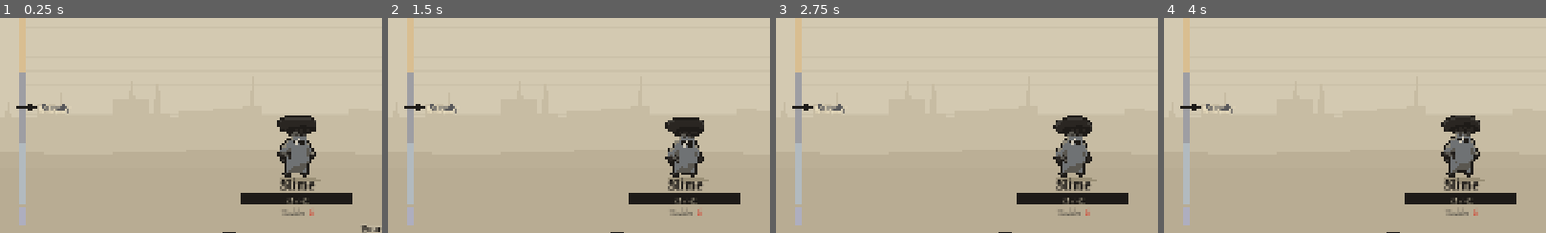
Above: before the commit, frames 1-4 (left to right).
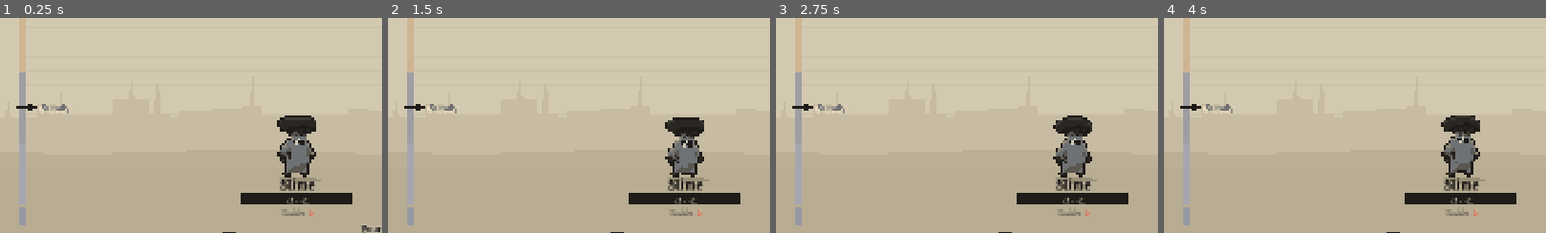
Above: after the commit, the same moments.

Repository: Maliik-B/Mythworn
Game: Godot game, scene res://scenes/combat/combat_scene.tscn
Two runs of this game, one before a commit and one after it. Both use one fixed random seed, a clock stepped at 60 frames per second and the inputs below. This scene is started directly instead of the project's main scene. Sound files missing from this copy of the repository are replaced by a short silence.
Inputs:
- Up to frame 1 (0.25 s): no input
- Up to frame 2 (1.5 s): click "Map ▸" at 0.5 s; click "Draw: 4" at 1.25 s
- Up to frame 3 (2.75 s): click "Exhaust: 0" at 2 s
- Up to frame 4 (4 s): click "Discard: 0" at 2.75 s; click "Log" at 3.5 s
The pictures show only the part of the screen within x 0-50%, y 15-65%; the shares and areas given below are measured in that part.

The runs differ from the first frame. In frame 1, 0.2% of the frame differs, in the area x 5-12%, y 40-97%; in frame 2, 0.2%; in frame 3, 0.2%; in frame 4, 0.2%.

Commit message:
Keep the page's own colour fixed when Passion changes
Passion's tint lay over the whole stage, so the leaf itself changed colour with the keeper's mood, and the lore ruling is that the page is the book's and its hue and value stay as they are. It also went wrong at the cold end: tan under a thin blue is grey, and Hollow measured a saturation of 0.11 on the ground, when Hollow must never grey. On the page Passion now reaches only the ground band and the keeper's own things, the gauge, the desk and the hand. Those go to colours chosen to arrive at rather than a blue laid over them, so Hollow's ground is the deep blue's hue at saturation 0.44, and a pixel of the page reads the same at Steady, Blazing and Hollow.

The read gets stronger, not weaker. Against Steady, the 1000x900 phone crop moves by a mean dE of 12.6 at Blazing and 11.7 at Hollow, where the old tint managed 4.8 and 5.2, since a dark desk and a solid band change far more than a thin wash over everything. StageSkin.passion_tints_whole_page brings the old tint back in one line, so the two can be compared.

Red and blue meeting directly blends to purple, which the page may not show, and three things needed care for it. The hand warms but does not cool, because a blue leaf turned the edges of its red initials and coins purple, so at the cold end the leaves stay parchment against the blue desk. Your HP and the numbers of an intent take a thin edge. And the desk goes from warm to cold by way of its own plain colour, since the straight path crosses a dark purple. The scan is back to 0 pixels, including frames shot during that swing. The warm desk also went darker to keep your HP readable on it.

Diff:
--- a/scenes/combat/combat_scene.gd
+++ b/scenes/combat/combat_scene.gd
@@ -69,6 +69,7 @@
 const STAGE_LINE_HOLD := 1.7
 const BREAK_DRAIN_TIME := 1.6
 const COIN_STAGGER := 0.04
+const KEEPER_TINT_TIME := 0.5
 const CARD_HELD_DARK := Color(1.3, 1.3, 1.0, 0.9)
 const CARD_HELD_PAGE := Color(1.05, 1.05, 1.0, 0.96)
 const PLAYER_BAR_H := 54.0
@@ -197,6 +198,9 @@
 var _enemy_lights: Dictionary = {}  # EnemyCombatState -> the targeting light on it (see _set_lit_enemies)
 var _sheet_bodies: Dictionary = {}  # sprite set key -> where its body sits in the cell (see _sheet_body)
 var _stage: CombatStage = null
+var _desk: ColorRect = null
+var _keeper_tween: Tween = null
+var _keeper_side := 0  # the side of Steady the keeper's things are tinted to: 1 warm, -1 cold
 var _stage_line: Label = null
 var _passion_gauge: PassionGauge = null
 var _lapis_taken := false  # a body in this fight already carries the frame's lapis
@@ -489,10 +493,10 @@
 	theme = scene_theme
 
 	# The desk under everything, and the stage on it.
-	var bg = ColorRect.new()
-	bg.color = StageSkin.c("desk")
-	bg.set_anchors_preset(Control.PRESET_FULL_RECT)
-	add_child(bg)
+	_desk = ColorRect.new()
+	_desk.color = StageSkin.c("desk")
+	_desk.set_anchors_preset(Control.PRESET_FULL_RECT)
+	add_child(_desk)
 	_stage = CombatStage.new()
 	add_child(_stage)
 
@@ -700,6 +704,9 @@
 	powers_side.add_child(player_powers_chips)
 
 	hp_label = _make_stat_label(StageSkin.c("stat_hp"))
+	# A dark edge, so red never meets the desk's blue directly at the cold end of Passion.
+	hp_label.add_theme_color_override("font_outline_color", StageSkin.c("stat_outline"))
+	hp_label.add_theme_constant_override("outline_size", 3)
 	bar.add_child(hp_label)
 
 	block_label = _make_stat_label(StageSkin.c("stat_block"))
@@ -1908,6 +1915,9 @@
 	intent_lbl.add_theme_font_size_override("font_size", 24)
 	intent_lbl.add_theme_color_override("font_color", StageSkin.c("intent_attack"))
 	intent_lbl.material = StageSkin.no_purple()
+	# A thin pale edge, so red never meets a blue ground directly: the two blend to purple.
+	intent_lbl.add_theme_color_override("font_outline_color", StageSkin.c("intent_outline"))
+	intent_lbl.add_theme_constant_override("outline_size", 2)
 	intent_row.add_child(intent_lbl)
 
 	# Sight mode peek — only rendered when player has Excalibur in Sight mode.
@@ -2492,7 +2502,7 @@
 	_log_relic_activations(RelicData.RelicTrigger.ON_COMBAT_START)
 	if RunManager.passion:
 		_passion_gauge.show_now()
-		_stage.set_mood(RunManager.get_passion_tier(), true)
+		_set_passion_tint(RunManager.get_passion_tier(), true)
 	_refresh_ui()
 	_animate_card_draw()
 
@@ -2832,9 +2842,34 @@
 	var old_tier: int = RunManager.get_passion_tier_for_value(old_value)
 	var new_tier: int = RunManager.get_passion_tier_for_value(new_value)
 	if old_tier != new_tier:
-		_stage.set_mood(new_tier)
+		_set_passion_tint(new_tier)
 		# Deferred: the rest of this card's effects rebuild the hand again, and would free the coins.
 		_relight_coins.call_deferred(old_value, new_value)
+
+
+## The frame answers a Passion band: the stage, and on the page the keeper's desk and hand with it.
+func _set_passion_tint(tier: int, instant := false) -> void:
+	_stage.set_mood(tier, instant)
+	if not StageSkin.passion_on_keeper():
+		return
+	var tint: Dictionary = StageSkin.keeper_tint(tier)
+	if _keeper_tween:
+		_keeper_tween.kill()
+	if instant:
+		_desk.color = tint["desk"]
+		hand_container.modulate = tint["hand"]
+		_keeper_side = signi(tier - PassionState.Tier.STEADY)
+		return
+	_keeper_tween = create_tween().set_parallel(true)
+	_keeper_tween.tween_property(hand_container, "modulate", tint["hand"], KEEPER_TINT_TIME).set_trans(Tween.TRANS_SINE)
+	# From warm straight to cold, the desk's colour would pass through a dark purple on the way, so
+	# it goes by way of its own plain colour.
+	var side: int = signi(tier - PassionState.Tier.STEADY)
+	var by_plain: float = KEEPER_TINT_TIME * 0.4 if side * _keeper_side < 0 else 0.0
+	if by_plain > 0.0:
+		_keeper_tween.tween_property(_desk, "color", StageSkin.c("desk"), by_plain).set_trans(Tween.TRANS_SINE)
+	_keeper_tween.tween_property(_desk, "color", tint["desk"], KEEPER_TINT_TIME - by_plain) 		.set_delay(by_plain).set_trans(Tween.TRANS_SINE)
+	_keeper_side = side
 
 
 ## Crossing a band, the coins relight across the hand one after another, left to right. Each rises
--- a/scripts/ui/combat_stage.gd
+++ b/scripts/ui/combat_stage.gd
@@ -25,9 +25,12 @@
 const MOOD_LEAN := 0.09
 const MOOD_POLE := 0.2
 const MOOD_FLARE := 0.14
+const GROUND_FLARE := 1.3  # how far past its new colour the ground runs before it settles
 const WEATHER_AT_LEAN := 16
 const WEATHER_AT_POLE := 46
 
+var _ground: ColorRect = null
+var _ground_tween: Tween = null
 var _mood: ColorRect = null
 var _mood_tween: Tween = null
 var _embers: CPUParticles2D = null
@@ -58,7 +61,7 @@
 	if washes.size() == 2:
 		_add_wash(washes[0], StageSkin.c("wash_far"))
 		_add_wash(washes[1], StageSkin.c("wash_near"))
-	_add_rect(Vector2(0, GROUND_LINE_Y), Vector2(1920, HEIGHT - GROUND_LINE_Y), StageSkin.c("ground"))
+	_ground = _add_rect(Vector2(0, GROUND_LINE_Y), Vector2(1920, HEIGHT - GROUND_LINE_Y), StageSkin.c("ground"))
 	_add_rect(Vector2(0, GROUND_LINE_Y), Vector2(1920, ART_PX), StageSkin.c("ground_line"))
 	_mood = _add_rect(Vector2.ZERO, Vector2(1920, HEIGHT), Color(0, 0, 0, 0))
 	_embers = _make_weather(StageSkin.c("ember"), GROUND_LINE_Y, Vector2(0.1, -1.0), 60.0)
@@ -70,11 +73,15 @@
 	add_child(wear)
 
 
-## The ground takes on the Passion band you stand in: warm above Steady, cold below it, more so at a
+## The stage takes on the Passion band you stand in: warm above Steady, cold below it, more so at a
 ## pole, with embers or frost where the look has any. The page has none, since a speck on it reads
 ## as a stain. It stays behind the bodies, so a body keeps its own colour on it. A change flares past
-## its mark, then settles.
+## its mark, then settles. On the page only the ground band takes it (see StageSkin); the leaf itself
+## keeps its hue and value, and the skyline washed on it.
 func set_mood(tier: int, instant := false) -> void:
+	if StageSkin.passion_on_keeper():
+		_set_ground_mood(tier, instant)
+		return
 	var strength := 0.0
 	var gain: float = StageSkin.MOOD_GAIN[StageSkin.active]
 	match tier:
@@ -96,6 +103,18 @@
 	_mood_tween = create_tween()
 	_mood_tween.tween_property(_mood, "color:a", strength + MOOD_FLARE * StageSkin.MOOD_GAIN[StageSkin.active], 0.18).set_trans(Tween.TRANS_SINE)
 	_mood_tween.tween_property(_mood, "color:a", strength, 0.9).set_trans(Tween.TRANS_SINE)
+
+
+func _set_ground_mood(tier: int, instant: bool) -> void:
+	var target: Color = StageSkin.keeper_tint(tier)["ground"]
+	if _ground_tween:
+		_ground_tween.kill()
+	if instant:
+		_ground.color = target
+		return
+	_ground_tween = create_tween()
+	_ground_tween.tween_property(_ground, "color", _ground.color.lerp(target, GROUND_FLARE), 0.18).set_trans(Tween.TRANS_SINE)
+	_ground_tween.tween_property(_ground, "color", target, 0.9).set_trans(Tween.TRANS_SINE)
 
 
 func _set_weather(weather: CPUParticles2D, on: bool, strength: float) -> void:
--- a/scripts/ui/passion_gauge.gd
+++ b/scripts/ui/passion_gauge.gd
@@ -87,8 +87,8 @@
 
 func _set_name() -> void:
 	_name.text = PassionState.tier_name(_tier)
-	var color: Color = PassionInfographic._tier_color(_tier)
-	_name.add_theme_color_override("font_color", color.darkened(0.45) if StageSkin.is_page() else color)
+	var color: Color = StageSkin.gauge_color(_tier)
+	_name.add_theme_color_override("font_color", color.darkened(0.3) if StageSkin.is_page() else color)
 	_name.reset_size()
 	_name.pivot_offset = Vector2(0.0, _name.size.y / 2.0)
 	_name.position.x = NAME_X
@@ -123,7 +123,7 @@
 	for i in tiers.size():
 		var top := _y_of(edges[i])
 		var bottom := _y_of(edges[i + 1])
-		var color: Color = PassionInfographic._tier_color(tiers[i])
+		var color: Color = StageSkin.gauge_color(tiers[i])
 		if tiers[i] != _tier:
 			color = color.lerp(StageSkin.c("wall"), 1.0 - DIM_BAND)
 		draw_rect(Rect2(0, top, RECT.size.x, bottom - top - 2.0), color)
--- a/scripts/ui/stage_skin.gd
+++ b/scripts/ui/stage_skin.gd
@@ -13,6 +13,12 @@
 ## The switch. A capture can set it before the combat scene loads.
 static var active: StringName = PAGE
 
+## What Passion may colour on the page. False is the lore ruling: the page itself keeps its hue and
+## value, and only the ground band and the keeper's own things (gauge, desk, hand) take the band.
+## True is the earlier tint over the whole stage, kept so the two can be compared and the ruling
+## overruled. It has no effect in the dark, where there is no page.
+static var passion_tints_whole_page := false
+
 static var _no_purple: ShaderMaterial = null
 static var _icon_grey: ShaderMaterial = null
 
@@ -22,14 +28,27 @@
 const LINE_FONT_PATH := CardFace.RULES_FONT_PATH
 const NUMERAL_FONT_PATH := CardFace.NUMERAL_FONT_PATH
 
-# How strongly Passion tints the ground, by look. The page stays a page.
+# How strongly Passion tints the whole stage, by look, where it does.
 const MOOD_GAIN := {DARK: 1.0, PAGE: 0.55}
+
+# What a Passion band does to the ground and the keeper's things on the page; Steady leaves them be.
+# Blazing warms. Hollow goes to the deep blue and never to grey, which is why these are the colours
+# to arrive at and not a blue laid over them: tan under a thin blue is grey. The hand warms and does
+# not cool: a blue leaf turns the edges of its red initials and coins purple, so at the cold end the
+# leaves stay parchment against the blue desk.
+const PASSION_ON_PAGE := {
+	PassionState.Tier.BLAZING: {"ground": Color("C98F56"), "desk": Color("2C170A"), "hand": Color(1.0, 0.9, 0.74), "gauge": Color("D9681E")},
+	PassionState.Tier.INSPIRED: {"ground": Color("C2A073"), "desk": Color("241A12"), "hand": Color(1.0, 0.95, 0.87), "gauge": Color("C98F56")},
+	PassionState.Tier.WAVERING: {"ground": Color("8FA0C4"), "desk": Color("151B2C"), "hand": Color.WHITE, "gauge": Color("4A63A8")},
+	PassionState.Tier.HOLLOW: {"ground": Color("6A84BC"), "desk": Color("101B3D"), "hand": Color.WHITE, "gauge": Color("1F3C88")},
+}
 
 const LOOKS := {
 	DARK: {
 		"desk": Color(0.055, 0.05, 0.047),
 		"wear": Color(0, 0, 0, 0),
 		"stat_hp": Color(0.9, 0.3, 0.3),
+		"stat_outline": Color(0, 0, 0, 0),
 		"stat_block": Color(0.3, 0.6, 0.9),
 		"stat_energy": Color(0.9, 0.9, 0.3),
 		"stat_passion": Color(0.9, 0.5, 0.2),
@@ -98,6 +117,7 @@
 		"banner_outline": Color(0, 0, 0),
 		"callout": Color(1.0, 0.85, 0.42),
 		"callout_outline": Color(0, 0, 0, 0.85),
+		"intent_outline": Color(0, 0, 0, 0),
 		"intent_attack": Color(1.0, 0.4, 0.3),
 		"intent_defend": Color(0.35, 0.72, 1.0),
 		"intent_buff": Color(0.36, 0.86, 0.44),
@@ -117,6 +137,7 @@
 		"desk": Color("1C1A18"),
 		"wear": Color("1C1A18"),
 		"stat_hp": Color("D7301F"),
+		"stat_outline": Color("0F0E0C"),
 		"stat_block": Color("8DA2D6"),
 		"stat_energy": Color("E8DCBD"),
 		"stat_passion": Color("D9A06A"),
@@ -185,6 +206,7 @@
 		"banner_outline": Color("D3C9B1"),
 		"callout": Color("1E1B18"),
 		"callout_outline": Color("E8DCBD"),
+		"intent_outline": Color("E8DCBD"),
 		"intent_attack": Color("D7301F"),
 		"intent_defend": Color("3D3A35"),
 		"intent_buff": Color("3D3A35"),
@@ -220,6 +242,25 @@
 	return active == PAGE
 
 
+## True when Passion colours the ground and the keeper's things, and not the whole stage.
+static func passion_on_keeper() -> bool:
+	return is_page() and not passion_tints_whole_page
+
+
+## The ground, desk and hand a Passion band asks for on the page.
+static func keeper_tint(tier: int) -> Dictionary:
+	if PASSION_ON_PAGE.has(tier):
+		return PASSION_ON_PAGE[tier]
+	return {"ground": c("ground"), "desk": c("desk"), "hand": Color.WHITE}
+
+
+## A Passion band's own colour on the gauge.
+static func gauge_color(tier: int) -> Color:
+	if is_page() and PASSION_ON_PAGE.has(tier):
+		return PASSION_ON_PAGE[tier]["gauge"]
+	return PassionInfographic._tier_color(tier)
+
+
 ## For a card's small art: on the page it goes to the ramp's greys with the figures. In the dark it
 ## only loses any purple.
 static func icon_material() -> ShaderMaterial:
